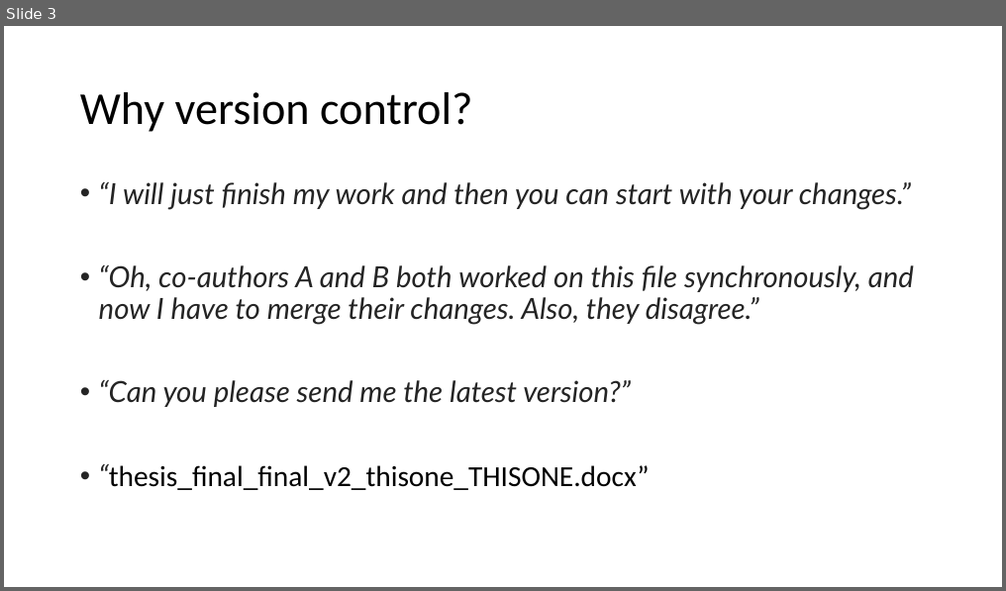
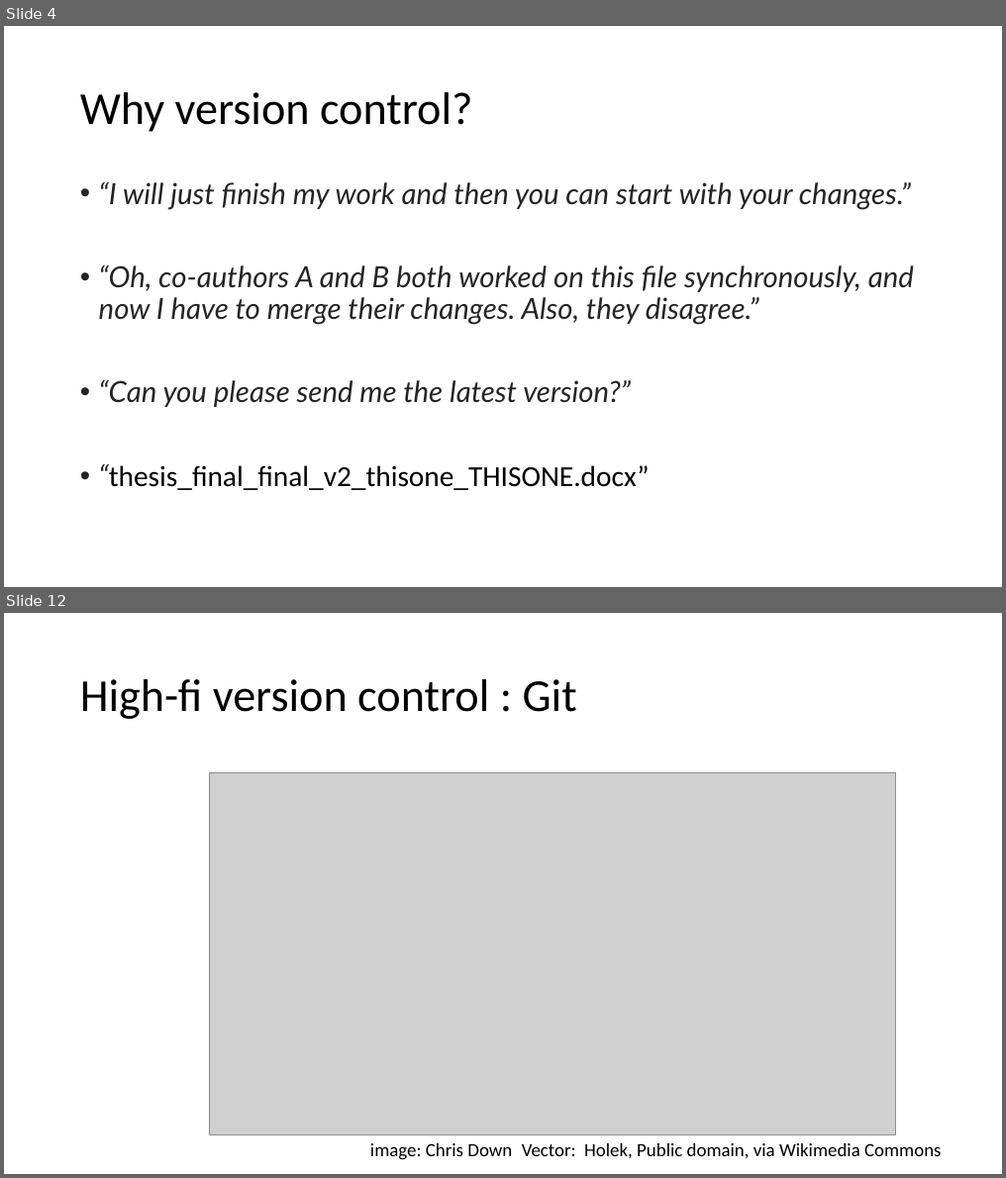
Before and after one commit to VHP4Safety/github_intro_training, a slide deck: powerpoints/github_part1.pptx. Shown one above the other, each under a label of ours: slide 3 before the commit, slides 4 and 12 after it; the slides between them are not shown. The pictures are 1006x591 and 1006x1178 pixels, drawn with LibreOffice and Linux fonts; fonts in the diff are those of the drawing; grey boxes stand for pictures. Boxes give left, top, right and bottom in pixels: in the first picture for what was removed or moved away, otherwise in the second. Text is boxed around its words. In the diff, an @@ line names an element or a change of style, - is before the commit and + after.

Commit message:
ppt intro version control

```diff
--- a/powerpoints/github_part1.pptx
+++ b/powerpoints/github_part1.pptx
@@ slide 12 added at <box>4,613,1002,1174</box>, background #FFFFFF @@
@@ title added at <box>80,679,577,719</box>, 44 pt, text #000000 @@
+High-fi version control : Git
@@ picture added at <box>209,773,896,1135</box> @@
@@ text added at <box>370,1144,941,1160</box>, 18 pt, text #000000 @@
+image: Chris Down Vector: Holek, Public domain, via Wikimedia Commons
@@ what was slide 3 is now slide 4 @@
```
Also in this commit, not shown: 5 slides changed, 13 other slides added, 2 slides removed.
